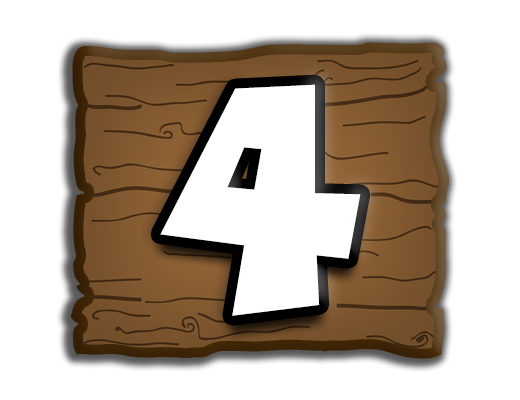
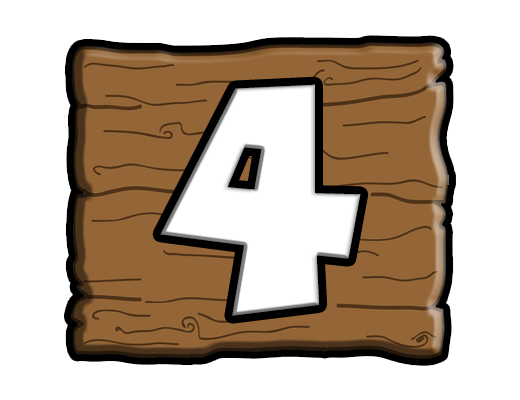
Layered file, before and after one edit (520px x 400px). Changes by layer:
pixels changed over [56, 33, 458, 372] (layer not identified)
